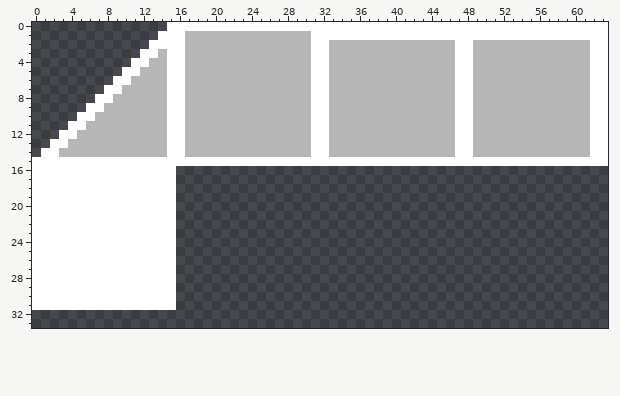
A pixel-art file gets an edit: rawAssets/aseprite/prototype_tiles.ase. Above: the version before the commit.
64x64 pixels, 1 frame. Shown: x 0..63, y 0..33.
After:
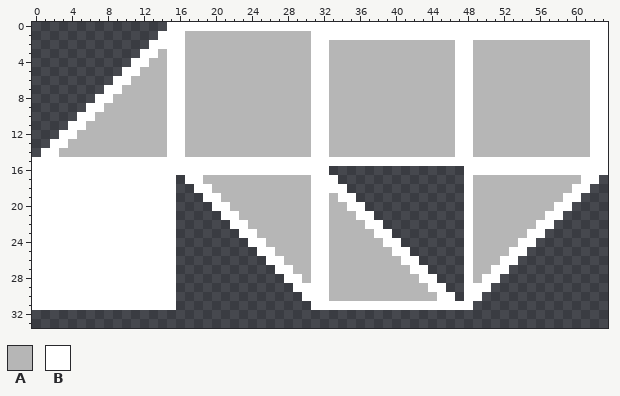
Palette (. is transparent): A #b6b6b6  B #ffffff
Difference:
There is now colour A in row 17 at x 19 to 30 and 49 to 60; in row 18 at x 20 to 30 and 49 to 59; in row 19 at x 21 to 30, 33 and 49 to 58; in row 20 at x 22 to 30, 33 to 34 and 49 to 57; in row 21 at x 23 to 30, 33 to 35 and 49 to 56; in row 22 at x 24 to 30, 33 to 36 and 49 to 55.
There is now colour A in row 23 at x 25 to 30, 33 to 37 and 49 to 54; in row 24 at x 26 to 30, 33 to 38 and 49 to 53; in row 25 at x 27 to 30, 33 to 39 and 49 to 52; in row 26 at x 28 to 30, 33 to 40 and 49 to 51; in row 27 at x 29 to 30, 33 to 41 and 49 to 50; in row 28 at x 30, 33 to 42 and 49.
There is now colour A in row 29 at x 33 to 43; in row 30 at x 33 to 44.
There is now colour B in row 16 at x 16 to 32 and 48 to 63; in row 17 at x 17 to 18, 31 to 33, 48 and 61 to 62; in row 18 at x 18 to 19, 31 to 34, 48 and 60 to 61; in row 19 at x 19 to 20, 31 to 32, 34 to 35, 48 and 59 to 60; in row 20 at x 20 to 21, 31 to 32, 35 to 36, 48 and 58 to 59; in row 21 at x 21 to 22, 31 to 32, 36 to 37, 48 and 57 to 58.
There is now colour B in row 22 at x 22 to 23, 31 to 32, 37 to 38, 48 and 56 to 57; in row 23 at x 23 to 24, 31 to 32, 38 to 39, 48 and 55 to 56; in row 24 at x 24 to 25, 31 to 32, 39 to 40, 48 and 54 to 55; in row 25 at x 25 to 26, 31 to 32, 40 to 41, 48 and 53 to 54; in row 26 at x 26 to 27, 31 to 32, 41 to 42, 48 and 52 to 53; in row 27 at x 27 to 28, 31 to 32, 42 to 43, 48 and 51 to 52.
There is now colour B in row 28 at x 28 to 29, 31 to 32, 43 to 44, 48 and 50 to 51; in row 29 at x 29 to 32, 44 to 45 and 48 to 50; in row 30 at x 30 to 32, 45 to 46 and 48 to 49; in row 31 at x 31 to 48.
Boxes around the changes in both pictures, in picture pixels (x1, y1, x2, y2):
added: (176, 166, 608, 310)
